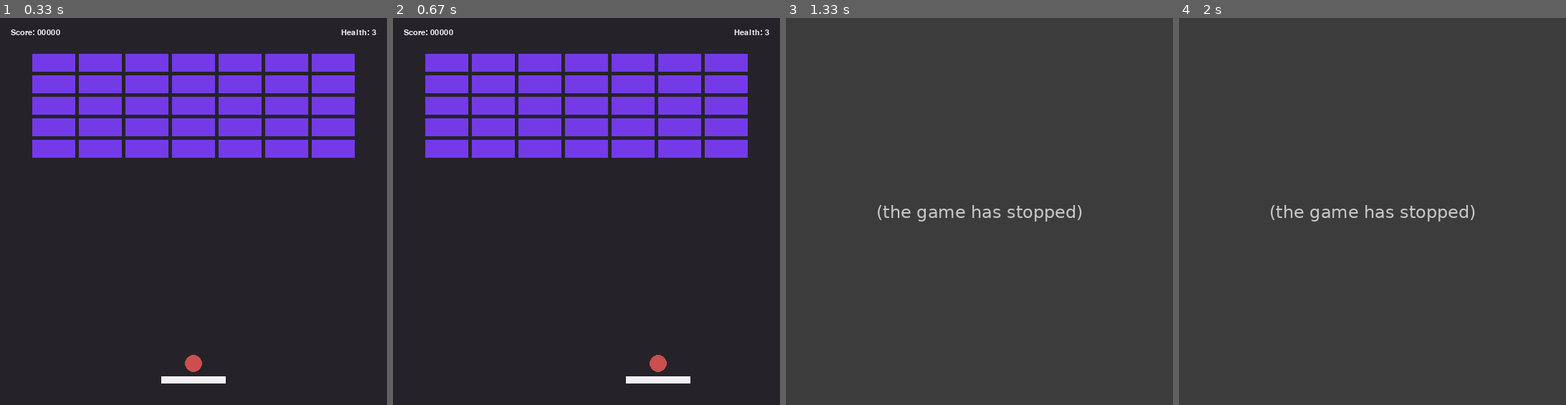
Above: before the commit, frames 1-4 (left to right).
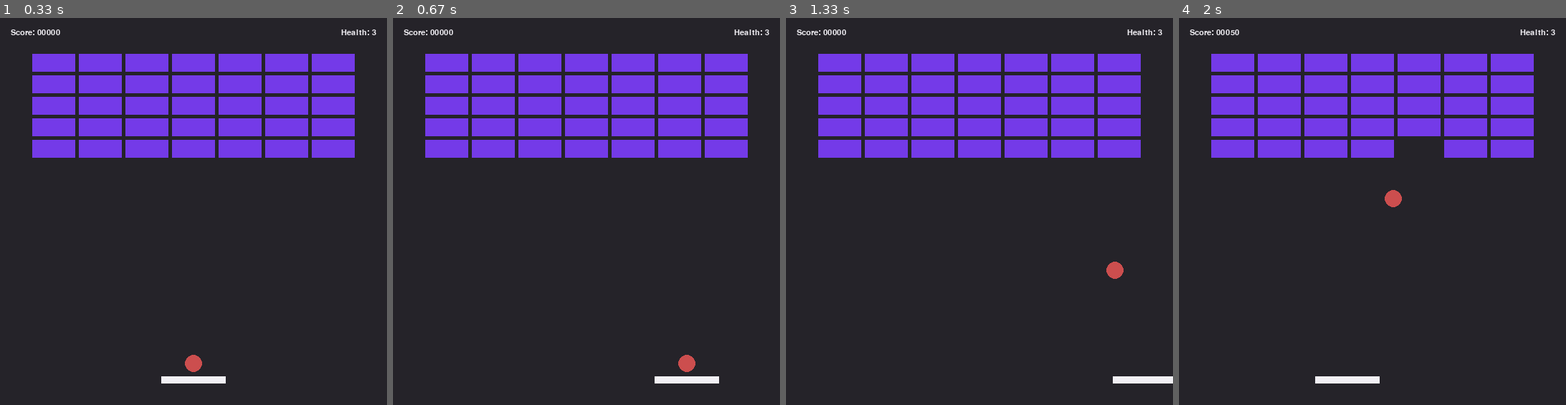
Above: after the commit, the same moments.

Repository: cwrlcarl/pygame-mini-games
Game: pygame game, started from brick-breaker/main.py
Same seed, same stepped clock (60 frames per second), same inputs: the game is played once before the commit and once after it.
Inputs:
- Up to frame 1 (0.33 s): no input
- Up to frame 2 (0.67 s): hold Right from 0.33 s (still down)
- Up to frame 3 (1.33 s): release Right at 0.8 s; hold Right 0.83-1.3 s; tap Space at 0.9, 1.2 s
- Up to frame 4 (2 s): hold Left 1.33-1.87 s; tap Space at 1.4, 1.7, 1.97 s; hold Left from 1.9 s (still down)

Frame 1 is identical in both runs. In frame 2, 0.6% of the frame differs, in the area x 60-85%, y 87-95%; in frame 3, 100%, in the area x 0-100%, y 0-100%; in frame 4, 100%.
Error before the commit: NameError: name 'wall_hit' is not defined (main.py line 94); the game stopped at 1.3 s (later frames are placeholders)

Commit message:
Add SFX file path

Diff:
--- a/brick-breaker/settings.py
+++ b/brick-breaker/settings.py
@@ -19,10 +19,17 @@
 BASE_DIR = os.path.dirname(__file__)
 ASSETS_DIR = os.path.join(BASE_DIR, 'assets')
 bg_music = os.path.join(ASSETS_DIR, 'bg-music.mp3')
+brick_hit = os.path.join(ASSETS_DIR, 'brick-hit.wav')
+wall_paddle_hit = os.path.join(ASSETS_DIR, 'wall-paddle-hit.wav')
+ball_fall = os.path.join(ASSETS_DIR, 'ball-fall.wav')
 game_over_sfx = os.path.join(ASSETS_DIR, 'game-over-sfx.ogg')
 
 pygame.mixer.music.load(bg_music)
-pygame.mixer.music.set_volume(0.1)
+pygame.mixer.music.set_volume(0.2)
+brick_hit = pygame.mixer.Sound(brick_hit)
+wall_hit = pygame.mixer.Sound(wall_paddle_hit)
+paddle_hit = pygame.mixer.Sound(wall_paddle_hit)
+ball_fall = pygame.mixer.Sound(ball_fall)
 game_over_sfx = pygame.mixer.Sound(game_over_sfx)
 
 # colors
@@ -41,7 +48,7 @@
 
 # paddle
 PADDLE_WIDTH, PADDLE_HEIGHT = 90, 10
-PADDLE_SPEED = 5
+PADDLE_SPEED = 7
 
 # ball
 BALL_SIZE = 25
